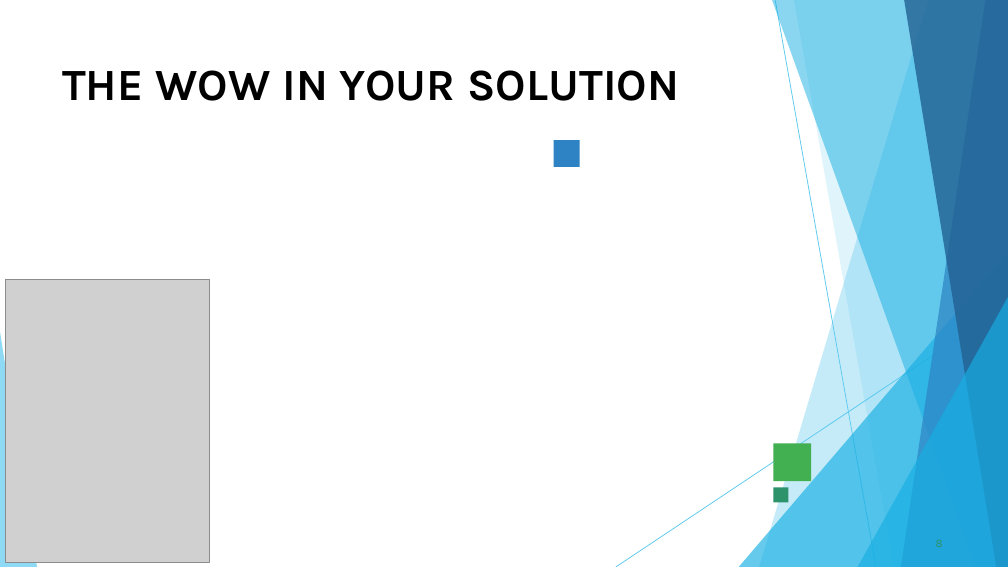
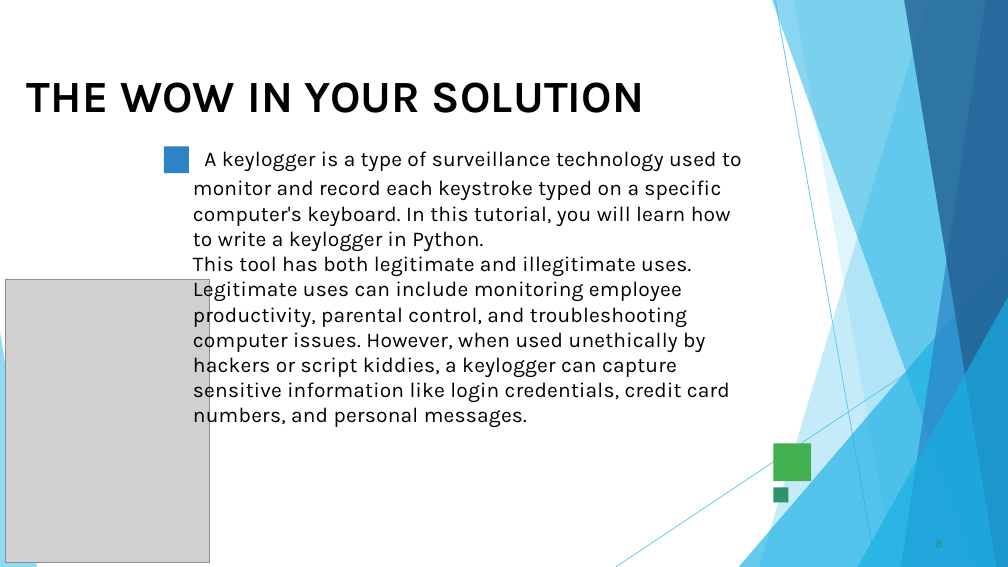
Before and after one commit to Muzammil8008/muzammil-project, a slide deck: slide 8 of Template_Presentation_Students.pptx. Drawn at 1008x567 pixels with LibreOffice and Linux fonts; fonts in the diff are those of the drawing; grey boxes stand for pictures. Boxes give left, top, right and bottom in pixels: in the first picture for what was removed or moved away, otherwise in the second. Text is boxed around its words. In the diff, an @@ line names an element or a change of style, - is before the commit and + after.

```diff
--- a/Template_Presentation_Students.pptx
+++ b/Template_Presentation_Students.pptx
@@ title at <box>27,82,742,428</box>: text changed; size 42.5 to 20 pt; bold off @@
-THE WOW IN YOUR SOLUTION
+THE WOW IN YOUR SOLUTION
+A keylogger is a type of surveillance technology used to
+monitor and record each keystroke typed on a specific
+computer's keyboard. In this tutorial, you will learn how
+to write a keylogger in Python.
+This tool has both legitimate and illegitimate uses.
+Legitimate uses can include monitoring employee
+productivity, parental control, and troubleshooting
+computer issues. However, when used unethically by
+hackers or script kiddies, a keylogger can capture
+sensitive information like login credentials, credit card
+numbers, and personal messages.
@@ freeform shape: place and size @@
-freeform shape at <box>554,140,579,166</box>
+freeform shape at <box>164,147,189,173</box>
```
Also in this commit, not shown: 7 other slides changed, 2 slides added, 2 slides removed.
